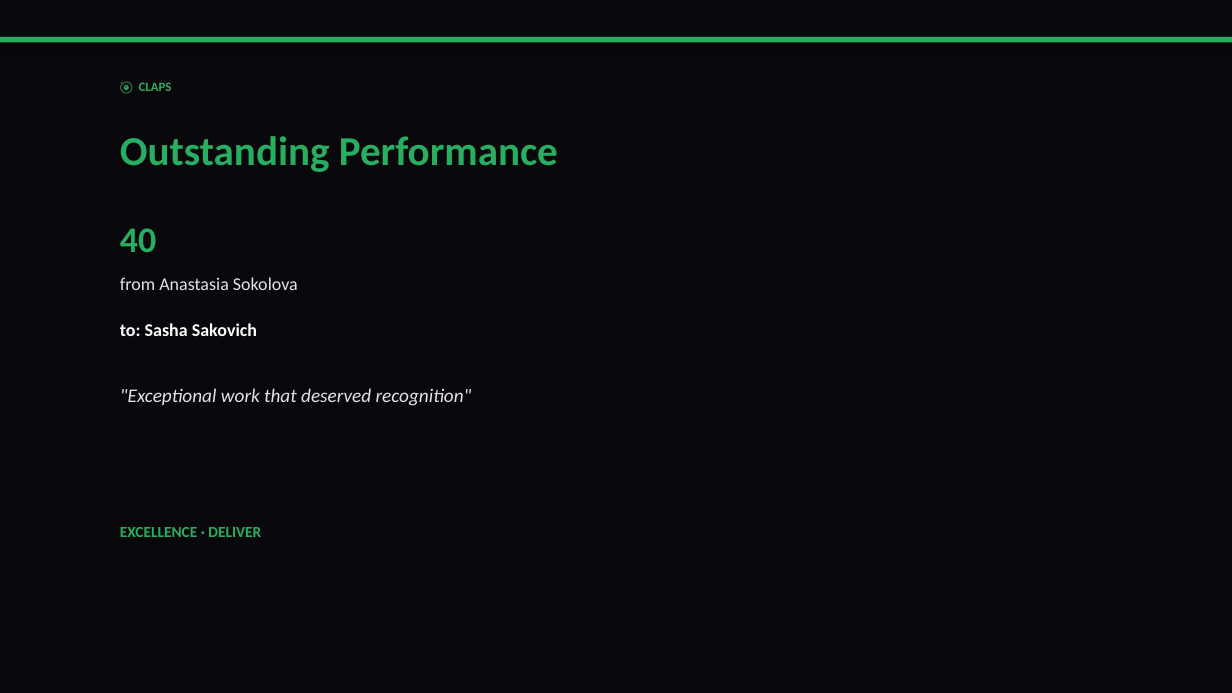
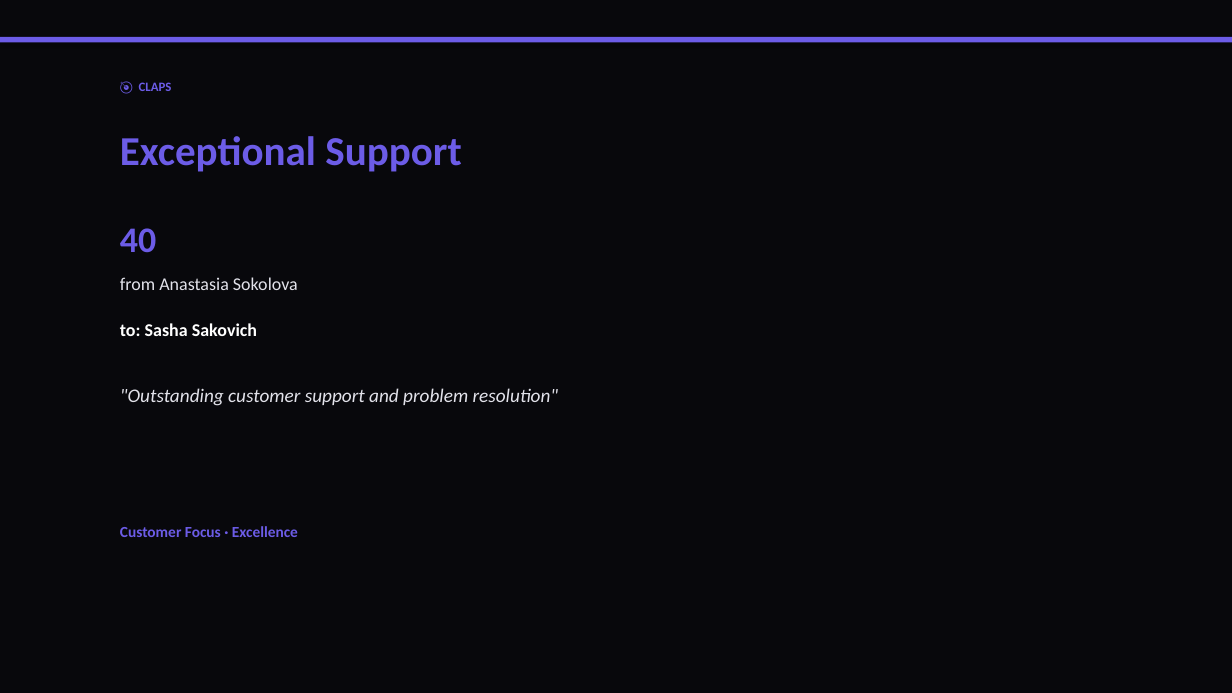
Before and after one commit to liliyagarifullina-maker/appodeal-pulse, a slide deck: slide 9 of data/archive/pulse_2026-03-12.pptx (slide 8 before the commit). Drawn at 1232x693 pixels with LibreOffice and Linux fonts; fonts in the diff are those of the drawing. Boxes give left, top, right and bottom in pixels: in the first picture for what was removed or moved away, otherwise in the second. Text is boxed around its words. In the diff, an @@ line names an element or a change of style, - is before the commit and + after.

```diff
--- a/data/archive/pulse_2026-03-12.pptx
+++ b/data/archive/pulse_2026-03-12.pptx
@@ rectangle at (x1=0, y1=37, x2=1232, y2=43): fill #27AE60 to #6C5CE7 @@
@@ text "🎯 CLAPS" at (x1=139, y1=82, x2=172, y2=91): text colour #27AE60 to #6C5CE7 @@
@@ text at (x1=120, y1=136, x2=461, y2=172): text changed; text colour #27AE60 to #6C5CE7 @@
-Outstanding Performance
+Exceptional Support
@@ text "40" at (x1=120, y1=228, x2=156, y2=253): text colour #27AE60 to #6C5CE7 @@
@@ text at (x1=120, y1=388, x2=559, y2=406): text changed @@
-"Exceptional work that deserved recognition"
+"Outstanding customer support and problem resolution"
@@ text at (x1=120, y1=526, x2=298, y2=537): text changed; text colour #27AE60 to #6C5CE7 @@
-EXCELLENCE · DELIVER
+Customer Focus · Excellence
```
Also in this commit, not shown: 12 other slides changed, 4 slides added, 5 slides removed, 2 other files.
